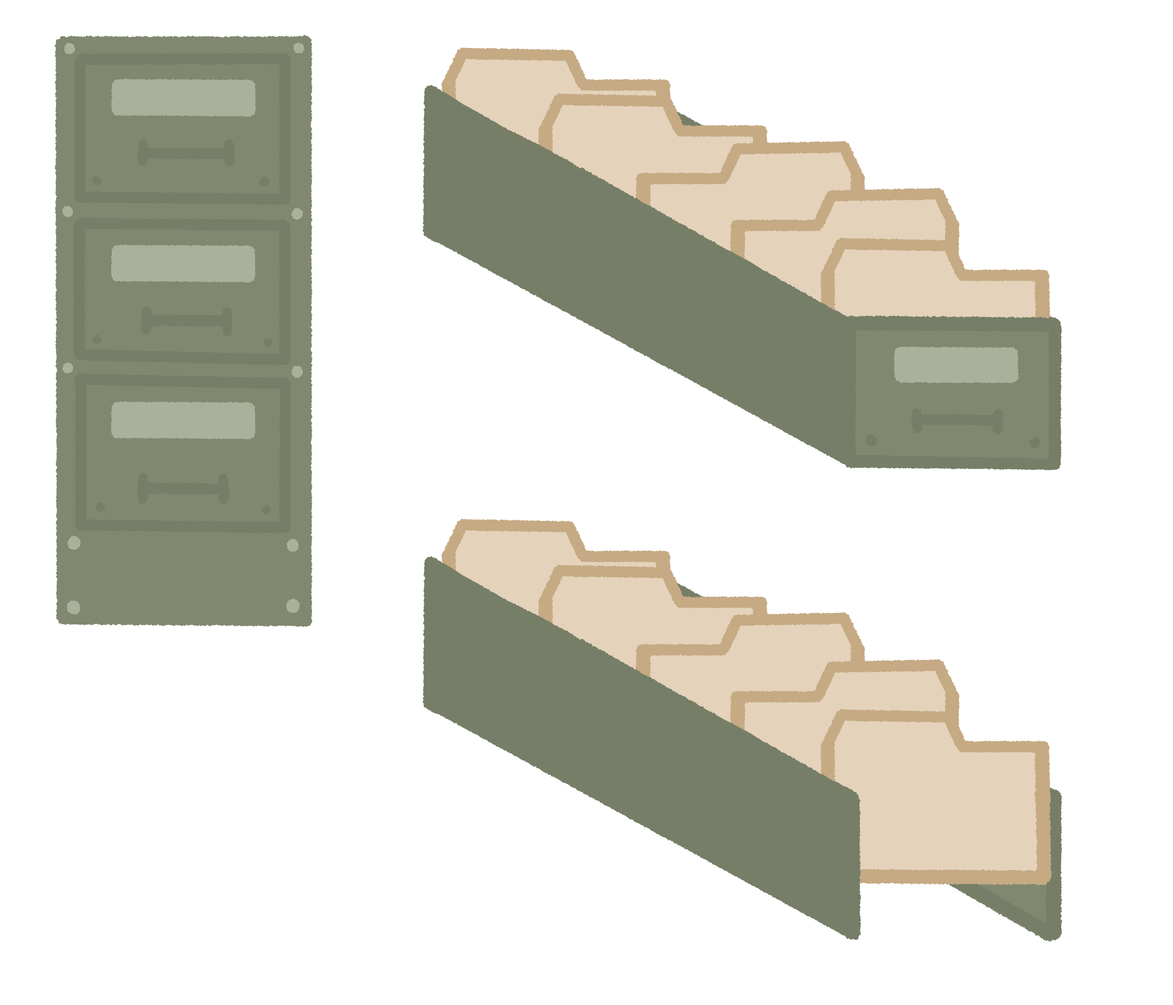
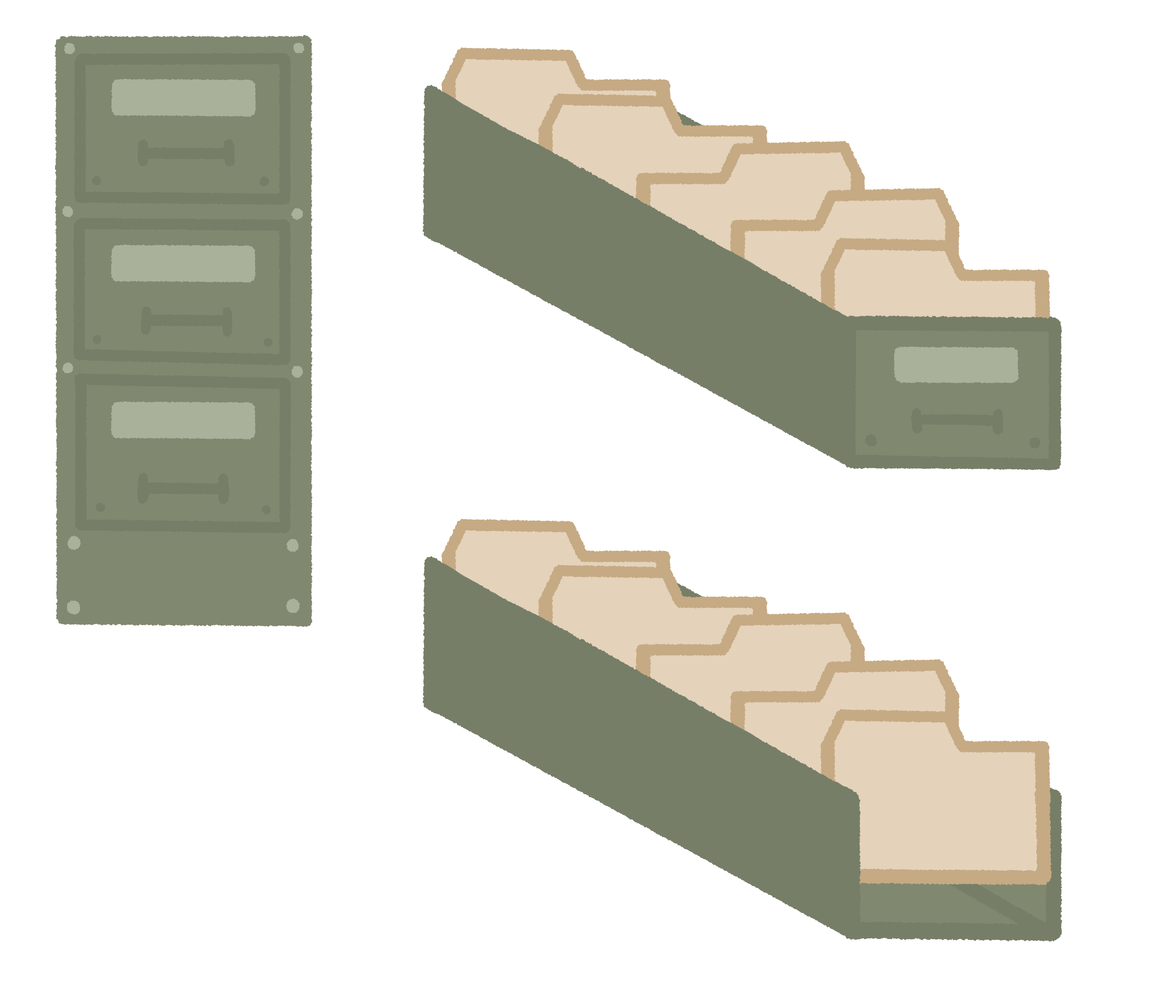
Layers edited between the first and the second w=1173, h=1005 image:
painted on "BackShell Copy" over bbox(455, 722, 1056, 942)
painted on "BackShell" over bbox(440, 243, 1030, 470)
moved "Layer 2" into group "DrawerStart", painted on it over bbox(440, 243, 1030, 920)
